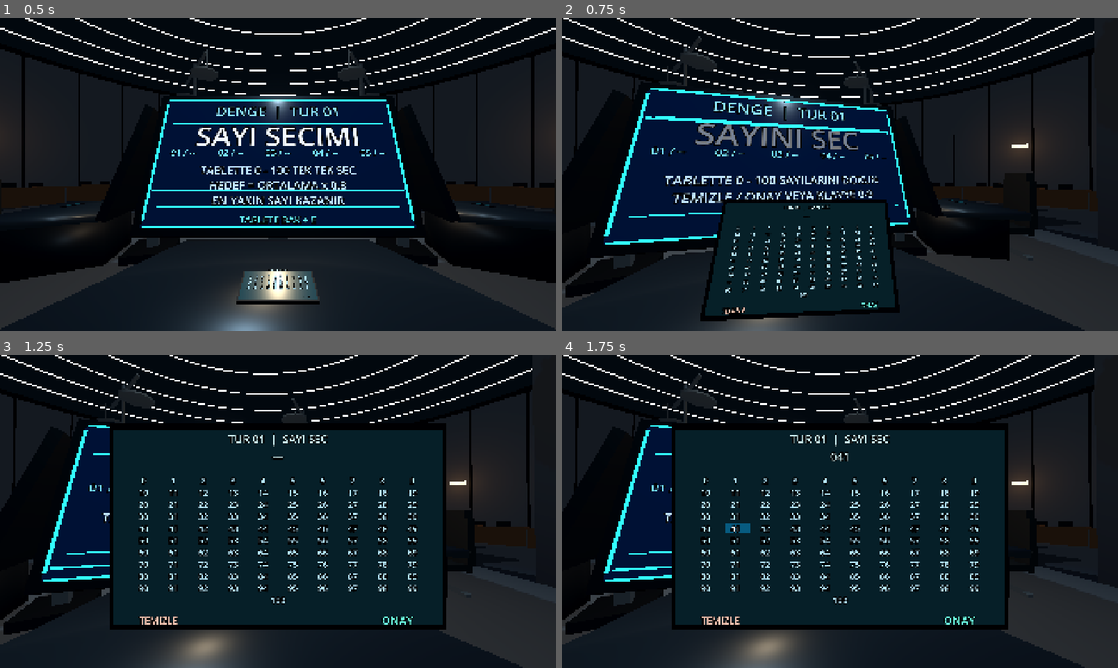
Above: before the commit, frames 1-4 (two rows, left to right).
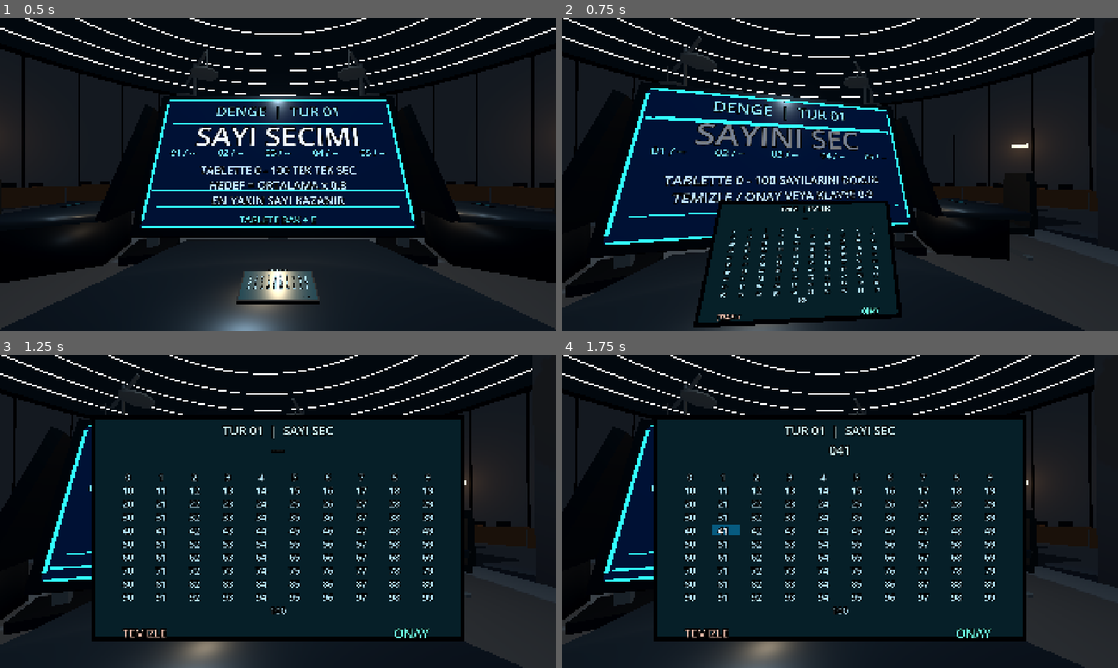
Above: after the commit, the same moments.

Repository: SerkanAydin06/DENGE
Game: Godot game, scene res://scenes/game_room.tscn
Two runs of this game, one before a commit and one after it. Both use one fixed random seed, a clock stepped at 60 frames per second and the inputs below.
Inputs (mouse positions are in pixels of both pictures, inside the frame that each line leads up to):
- Up to frame 1 (0.5 s): no input
- Up to frame 2 (0.75 s): tap Enter at 0.5 s; move the mouse to (867, 174) at 0.52 s; tap E at 0.6 s; click (867, 174) at 0.67 s
- Up to frame 3 (1.25 s): no input
- Up to frame 4 (1.75 s): move the mouse to (728, 527) at 1.27 s; tap 0 at 1.35 s; click (728, 527) at 1.42 s

Frame 1 is identical in both runs. In frame 2, 4.0% of the frame differs, in the area x 23-62%, y 58-99%; in frame 3, 15%; in frame 4, 15%, in the area x 16-84%, y 19-92%.

Commit message:
Bring compact tablet close enough to fill view when picked up

Diff:
--- a/scripts/game_room.gd
+++ b/scripts/game_room.gd
@@ -8,7 +8,7 @@
 @export_range(0.4, 0.99, 0.01) var terminal_look_threshold: float = 0.72
 @export_range(0.1, 3.0, 0.1) var reveal_delay: float = 0.75
 @export_range(0.2, 0.8, 0.01) var tablet_pickup_seconds: float = 0.38
-@export_range(0.16, 0.35, 0.01) var tablet_hold_distance: float = 0.21
+@export_range(0.16, 0.35, 0.01) var tablet_hold_distance: float = 0.19
 
 @onready var player_camera: Camera3D = $PlayerCamera
 @onready var stations: Array[DengePlayerStation] = [
